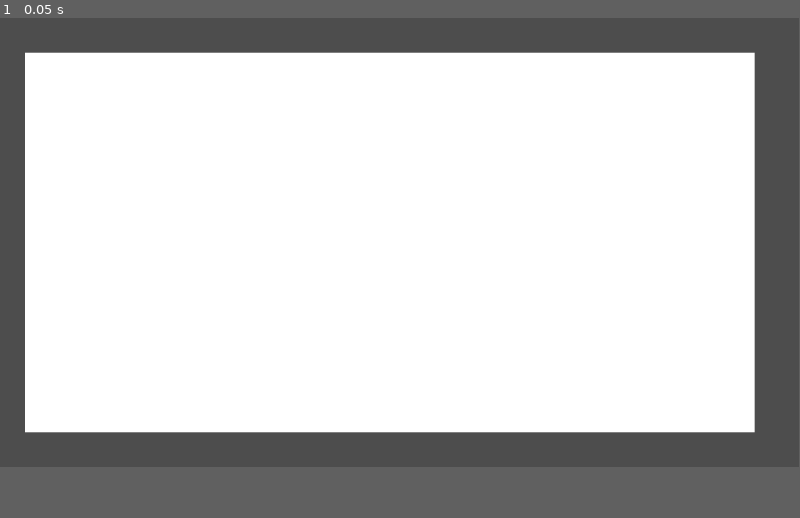
Above: before the commit, frame 1.
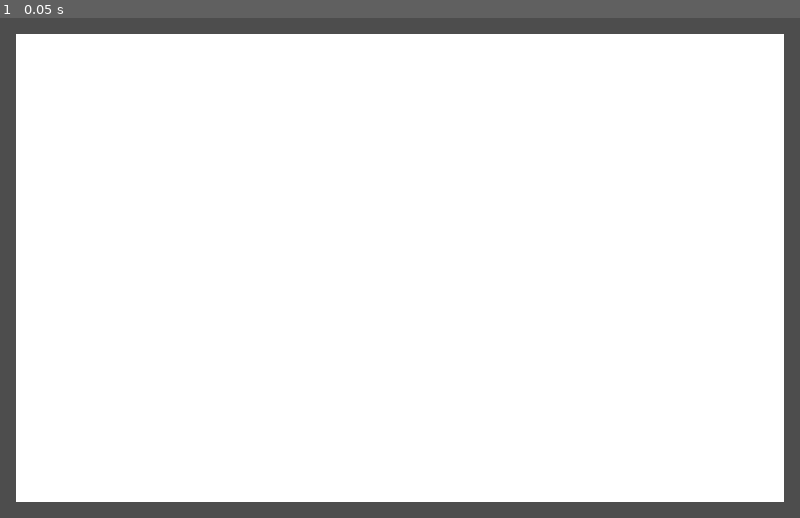
Above: after the commit, the same moment.

Repository: sergei11156/limetedSpace
Game: Godot game, scene res://freeArea.tscn
Two runs of this game, one before a commit and one after it. Both use one fixed random seed, a clock stepped at 60 frames per second and the inputs below. Before the commit the project starts from res://free_area.tscn.
Inputs:
- Up to frame 1 (0.05 s): no input
In our replay, the window is 799x449 before the commit and 800x500 after it. These sizes can differ from the game's own. Grey fills any space a smaller window leaves; there, only what the larger window draws over its background counts as a difference.

The runs differ from the first frame. In frame 1, 18% of the frame differs, in the area x 0-100%, y 0-100%.

Commit message:
rectangle by screensize, Vertice class

Diff:
--- /dev/null
+++ b/Vertice.gd
@@ -0,0 +1,11 @@
+extends Object
+
+class_name Vertice
+var position: Vector2
+
+func _init(startPosition: Vector2):
+	position = startPosition
+
+
+func getPosition():
+	return position
--- /dev/null
+++ b/freeArea.gd
@@ -0,0 +1,33 @@
+extends Node2D
+
+var poly;
+
+# Called when the node enters the scene tree for the first time.
+func _ready():
+	poly = Polygon2D.new()
+	var screen_size = get_viewport_rect().size
+	var xsize = screen_size.x
+	var offset = 50;
+
+	var vertice = Vertice.new(Vector2(-1152/2 + offset, 648/2 - offset))
+	var vPos = vertice.getPosition()
+
+
+	poly.set_polygon(PackedVector2Array([Vector2(-screen_size.x/2 + offset, screen_size.y/2 - offset),
+								  Vector2(-screen_size.x/2 + offset, -screen_size.y/2 + offset),
+								  Vector2(screen_size.x/2 - offset, -screen_size.y/2 + offset),
+								  Vector2(screen_size.x/2 - offset, screen_size.y/2 - offset)
+								]))
+
+
+
+	add_child(poly)
+	var pos = poly.get_position()
+	poly.set_position(Vector2(screen_size.x/2, screen_size.y/2))
+	pass # Replace with function body.
+
+
+
+# Called every frame. 'delta' is the elapsed time since the previous frame.
+func _process(delta):
+	pass
--- /dev/null
+++ b/freeArea.tscn
@@ -0,0 +1,6 @@
+[gd_scene load_steps=2 format=3 uid="uid://cgcyys4tghaf"]
+
+[ext_resource type="Script" path="res://freeArea.gd" id="1_3fs1y"]
+
+[node name="FreeArea" type="Node2D"]
+script = ExtResource("1_3fs1y")
--- a/free_area.gd
+++ /dev/null
@@ -1,29 +0,0 @@
-extends Node2D
-
-var poly;
-
-# Called when the node enters the scene tree for the first time.
-func _ready():
-	poly = Polygon2D.new()
-	var screen_size = get_viewport_rect()
-	var offset = 50;
-
-	poly.set_polygon(PackedVector2Array([Vector2(-1152/2 + offset, 648/2 - offset),
-								  Vector2(-1152/2 + offset, -648/2 + offset),
-								  Vector2(1152/2 - offset, -648/2 + offset),
-								  Vector2(1152/2 - offset, 648/2 - offset)
-								]))
-
-
-
-
-	add_child(poly)
-	var pos = poly.get_position()
-	poly.set_position(Vector2(offset/2, 0))
-	pass # Replace with function body.
-
-
-
-# Called every frame. 'delta' is the elapsed time since the previous frame.
-func _process(delta):
-	pass
--- a/free_area.tscn
+++ /dev/null
@@ -1,12 +0,0 @@
-[gd_scene load_steps=2 format=3 uid="uid://cgcyys4tghaf"]
-
-[ext_resource type="Script" path="res://free_area.gd" id="1_vsm1m"]
-
-[node name="FreeArea" type="Node2D"]
-position = Vector2(537, 324)
-script = ExtResource("1_vsm1m")
-
-[node name="Polygon2D" type="Polygon2D" parent="."]
-visible = false
-position = Vector2(-515, 19)
-polygon = PackedVector2Array(39, 233, 39, -279, 1064, -284, 1067, 234)
--- a/project.godot
+++ b/project.godot
@@ -11,9 +11,15 @@
 [application]
 
 config/name="limitedSpace"
-run/main_scene="res://free_area.tscn"
+run/main_scene="res://freeArea.tscn"
 config/features=PackedStringArray("4.1", "GL Compatibility")
 config/icon="res://icon.svg"
+
+[display]
+
+window/size/viewport_width=2560
+window/size/viewport_height=1600
+window/stretch/mode="canvas_items"
 
 [rendering]
 
